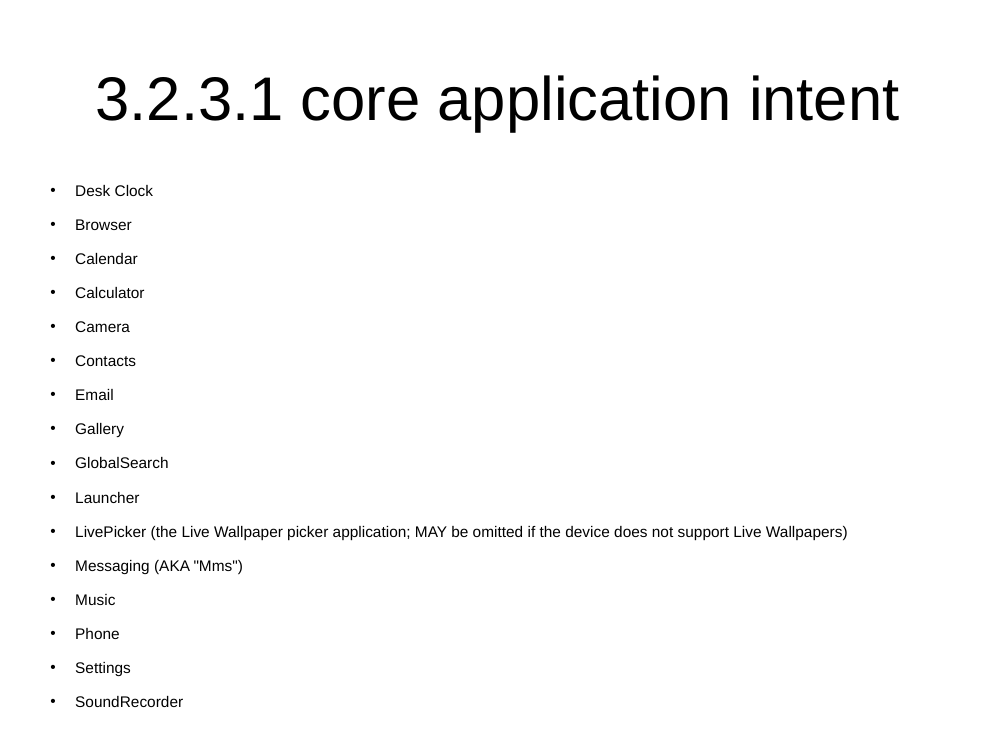
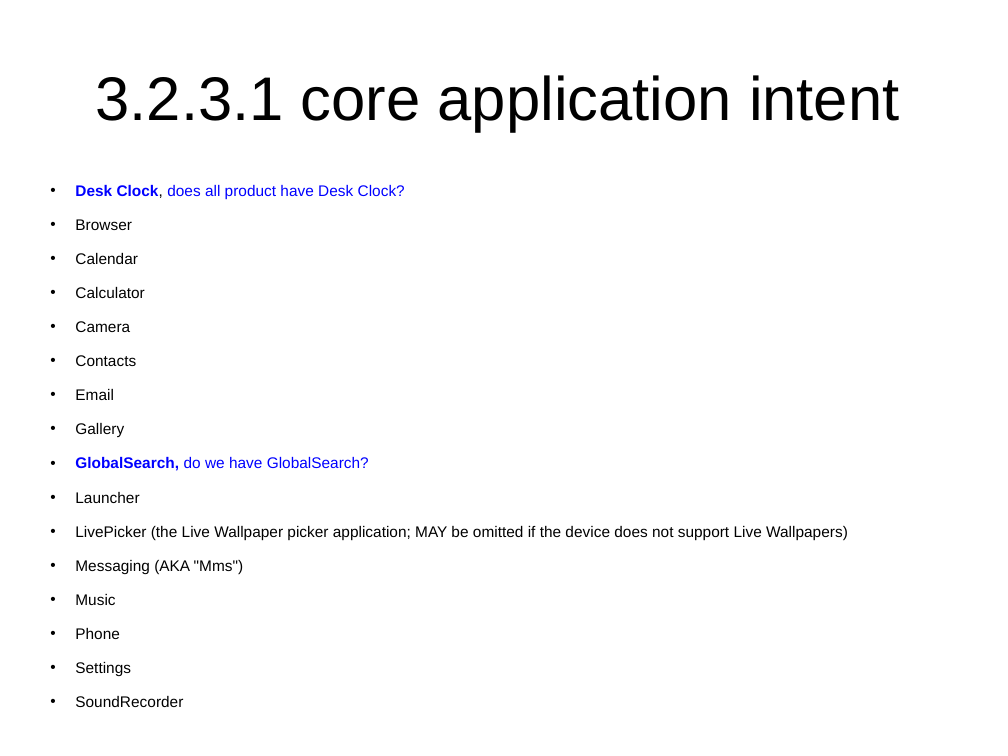
Before and after one commit to widerules/system-information, a slide deck: slide 11 of cts/CDD-digest.ppt. Drawn at 1008x756 pixels with LibreOffice and Linux fonts; fonts in the diff are those of the drawing; background and template pictures are left out. Boxes give left, top, right and bottom in pixels: in the first picture for what was removed or moved away, otherwise in the second. Text is boxed around its words. In the diff, an @@ line names an element or a change of style, - is before the commit and + after.

```diff
--- a/cts/CDD-digest.ppt
+++ b/cts/CDD-digest.ppt
@@ text at bbox=[75, 185, 405, 199]: text changed; text colour #000000 to #0000FF @@
-• Desk Clock
+• Desk Clock, does all product have Desk Clock?
@@ text at bbox=[75, 457, 369, 471]: text changed; text colour #000000 to #0000FF @@
-• GlobalSearch
+• GlobalSearch, do we have GlobalSearch?
```
Also in this commit, not shown: 22 other slides changed.
